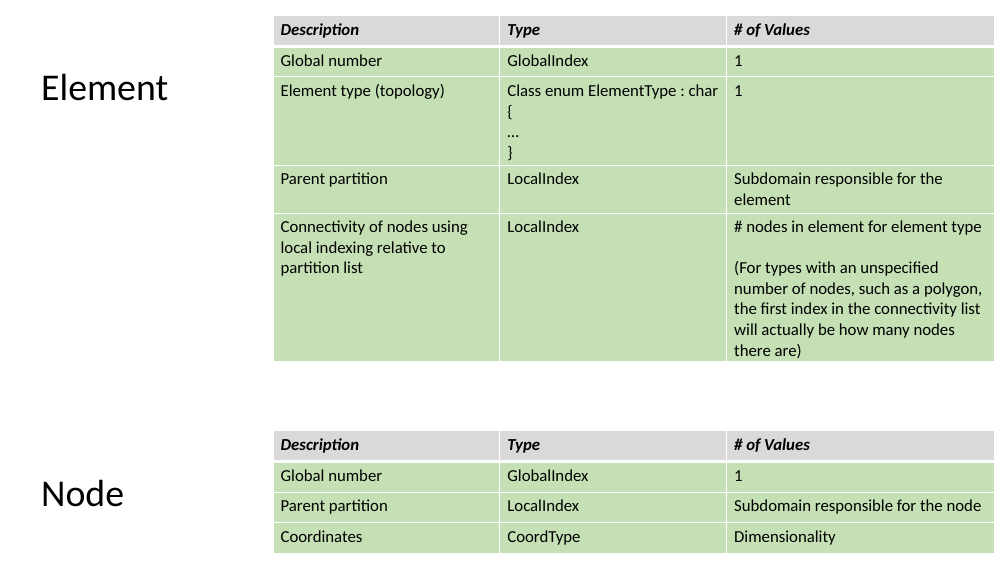
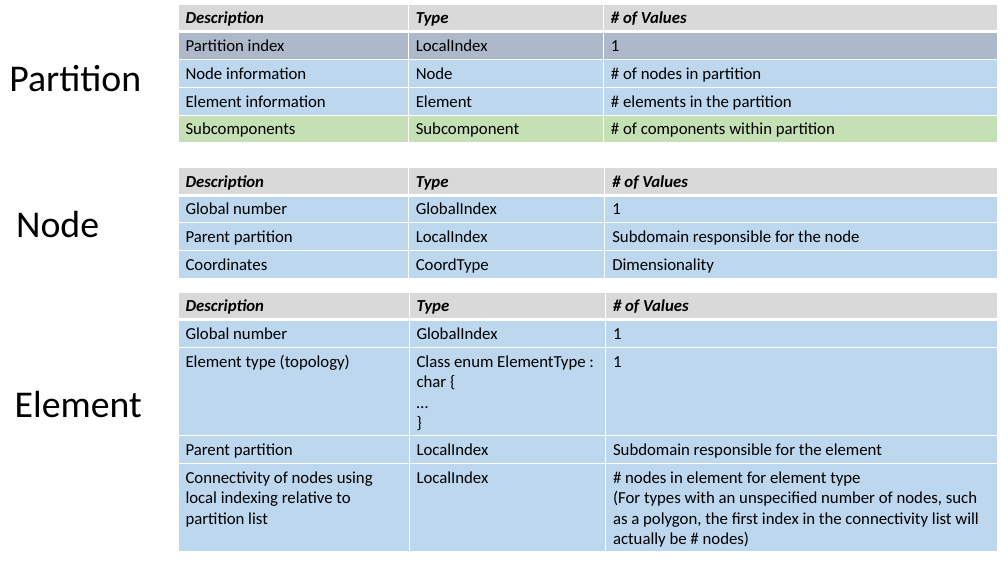
Before and after one commit to afrl/sheff-fea-io, a slide deck: slide 13 of docs/FormatSpecification.pptx (slide 15 before the commit). Drawn at 1008x567 pixels with LibreOffice and Linux fonts; fonts in the diff are those of the drawing. Boxes give left, top, right and bottom in pixels: in the first picture for what was removed or moved away, otherwise in the second. Text is boxed around its words. In the diff, an @@ line names an element or a change of style, - is before the commit and + after.

```diff
--- a/docs/FormatSpecification.pptx
+++ b/docs/FormatSpecification.pptx
@@ table added at <box>178,4,998,142</box>, 5 rows, 3 columns @@
+Description | Type | # of Values
+Partition index | LocalIndex | 1
+Node information | Node | # of nodes in partition
+Element information | Element | # elements in the partition
+Subcomponents | Subcomponent | # of components within partition
@@ text added at <box>9,65,141,92</box>, 36 pt, text #000000 @@
+Partition
@@ table at <box>178,167,998,278</box> @@
@@ fill #C5E0B4 to #BDD7EE in 9 cells @@
@@ table: place and size @@
-table at <box>273,431,994,554</box>
+table at <box>178,167,998,278</box>
@@ text "Node": place and size @@
-text "Node" at <box>41,479,124,507</box>
+text "Node" at <box>16,210,99,238</box>
@@ table at <box>178,292,998,551</box> @@
-row 5, column 3: # nodes in element for element type / (For types with an unspecified number of nodes, such as a polygon, the first index in the connectivity list will actually be how many nodes there are)
+row 5, column 3: # nodes in element for element type / (For types with an unspecified number of nodes, such as a polygon, the first index in the connectivity list will actually be # nodes)
@@ fill #C5E0B4 to #BDD7EE in 12 cells @@
@@ table: place and size @@
-table at <box>273,16,994,362</box>
+table at <box>178,292,998,551</box>
@@ text "Element": place and size @@
-text "Element" at <box>41,73,168,101</box>
+text "Element" at <box>15,390,142,418</box>
```
Also in this commit, not shown: 3 other slides changed, 2 slides added, 2 slides removed, 8 other files.
